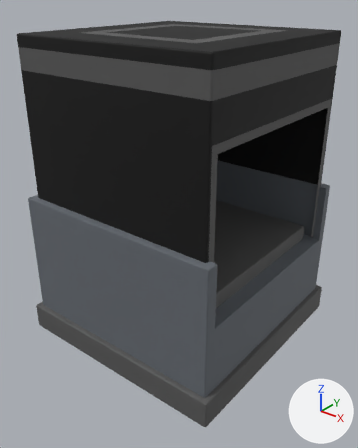
One commit to the FBX model Assets/3D_Assets/BLOCKINGS/Meshs/Dispancer.fbx: the scene before it, then after it.
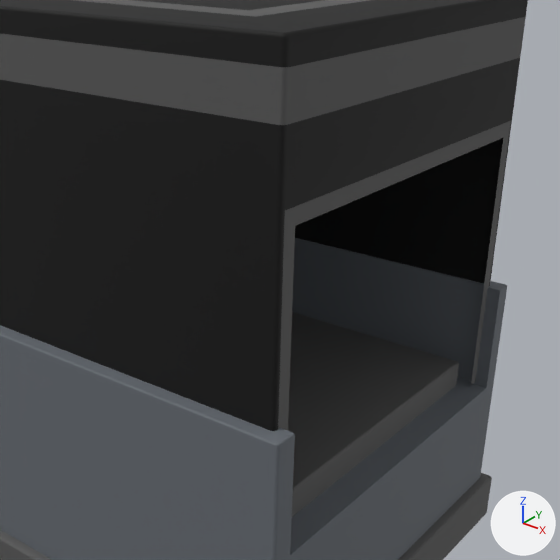
Each version appears first whole from a 50 mm lens placed at (1.47, -1.88, 1.71), pointed at (0.03, -0.07, 0.6), and next in a close-up on the part from 17% to 100% of the width and 8% to 74% of the height. The lights are fixed; the arrows at lower right show +X, +Y and +Z. Where no turn or scale is listed for an object, it has been applied to the vertices. Vertices at the same position are counted once.

The first close-up shows 'Machine_Dispancer', 'MonteCharge_Dispancer'.
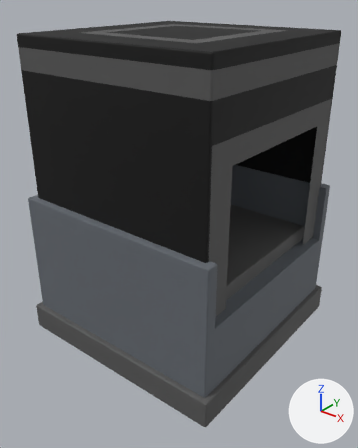
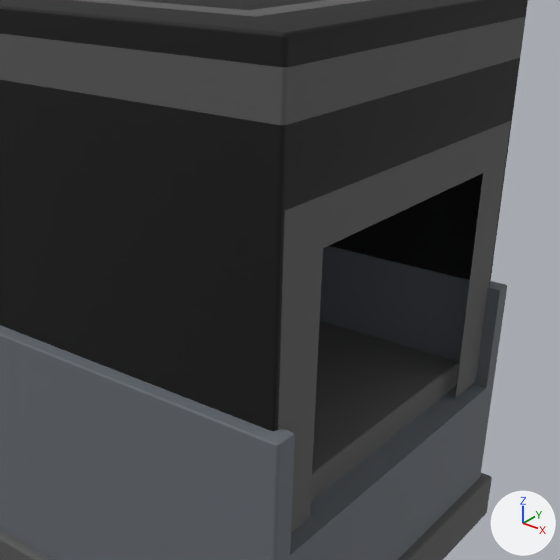
Location of each change, [x1, y1, x2, y2] in pixels of the close-ups (560 x 560 px; the box of a moved part takes in the faces that stretch with it):
part 1 of me_mesh, moved or reshaped: before [278, 121, 511, 430]; after [278, 121, 511, 533]

The change, as a list of edits to the scene's bpy script:
```text
Change me_mesh:
    where me_mesh.from_pydata(...)  # 304 vertices, 286 faces; spans x -0.58..0.58, y -0.58..0.58, z -0.77..0.77
    used by ob_machine_dispancer; location = (0.0, 0.0, 0.745)
    me_mesh part 1
    me_mesh.vertices[295].co: (0.52, -0.47, -0.3) -> (0.52, -0.37, -0.3)  # not seen -> pixel (309, 518)
    me_mesh.vertices[296].co: (0.52, -0.47, 0.43) -> (0.52, -0.37, 0.35)  # pixel (295, 225) -> pixel (323, 248)
    me_mesh.vertices[297].co: (0.52, 0.47, -0.3) -> (0.52, 0.37, -0.3)  # pixel (471, 385) -> pixel (455, 398)
    me_mesh.vertices[298].co: (0.52, 0.47, 0.43) -> (0.52, 0.37, 0.35)  # pixel (503, 137) -> pixel (483, 172)
```
